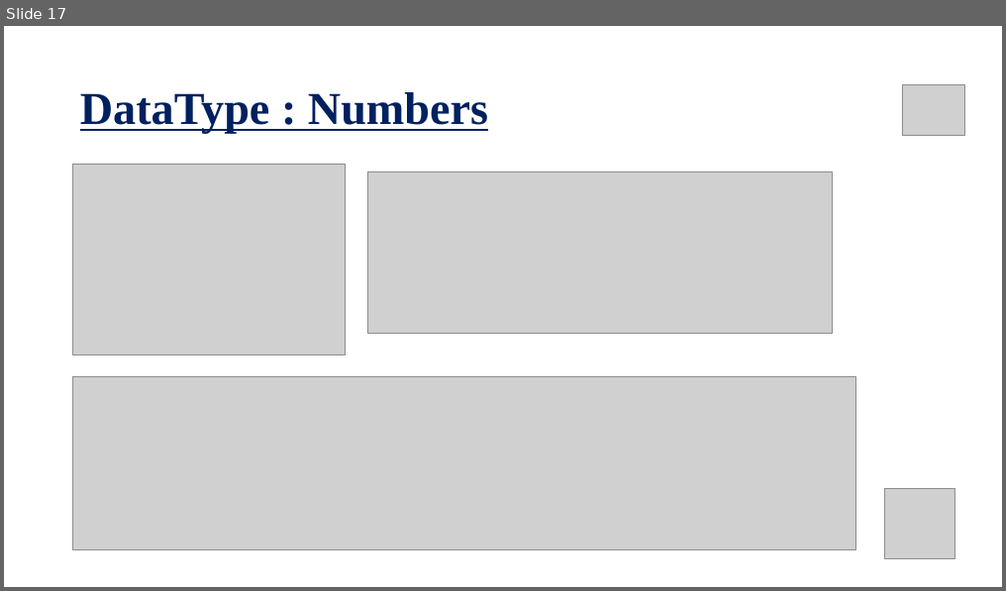
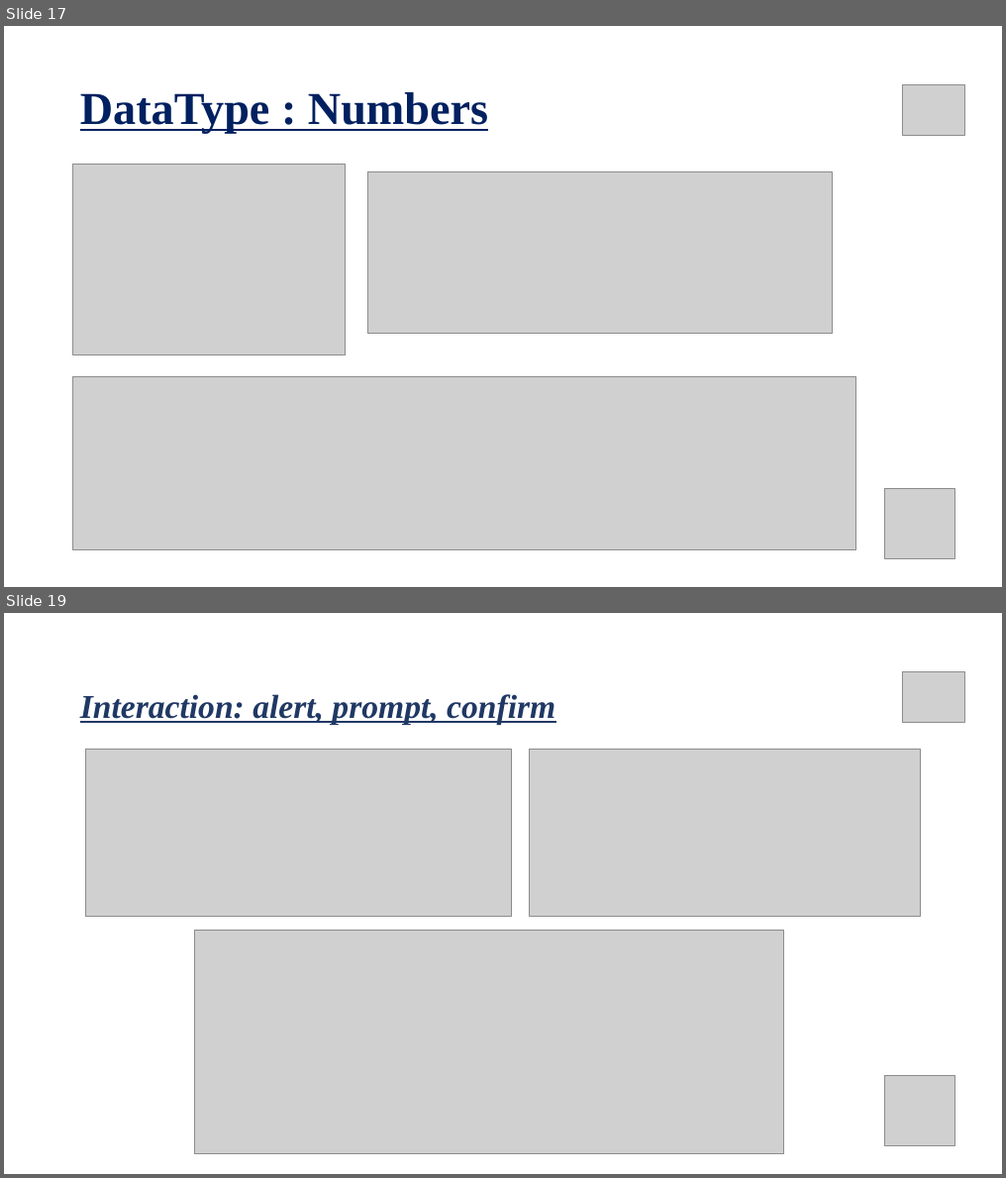
Before and after one commit to pappudey/Course-Code-, a slide deck: js 1st class slide - part 01 .pptx. Shown one above the other, each under a label of ours: slide 17 before the commit, slides 17 and 19 after it; the slides between them are not shown. The pictures are 1006x591 and 1006x1178 pixels, drawn with LibreOffice and Linux fonts; fonts in the diff are those of the drawing; grey boxes stand for pictures. Boxes give left, top, right and bottom in pixels: in the first picture for what was removed or moved away, otherwise in the second. Text is boxed around its words. In the diff, an @@ line names an element or a change of style, - is before the commit and + after.

```diff
--- a/js 1st class slide - part 01 .pptx
+++ b/js 1st class slide - part 01 .pptx
@@ slide 19 added at (4, 613, 1002, 1174), background #FFFFFF @@
@@ title added at (80, 694, 555, 724), 32 pt, text #203864, bold, italic, underline @@
+Interaction: alert, prompt, confirm
@@ picture added at (902, 672, 965, 723) @@
@@ picture added at (85, 750, 512, 916) @@
@@ picture added at (530, 750, 921, 916) @@
@@ picture added at (195, 930, 785, 1155) @@
@@ picture added at (885, 1075, 955, 1146) @@
```
Also in this commit, not shown: 8 other slides added, 1 slide removed, 1 other file.
